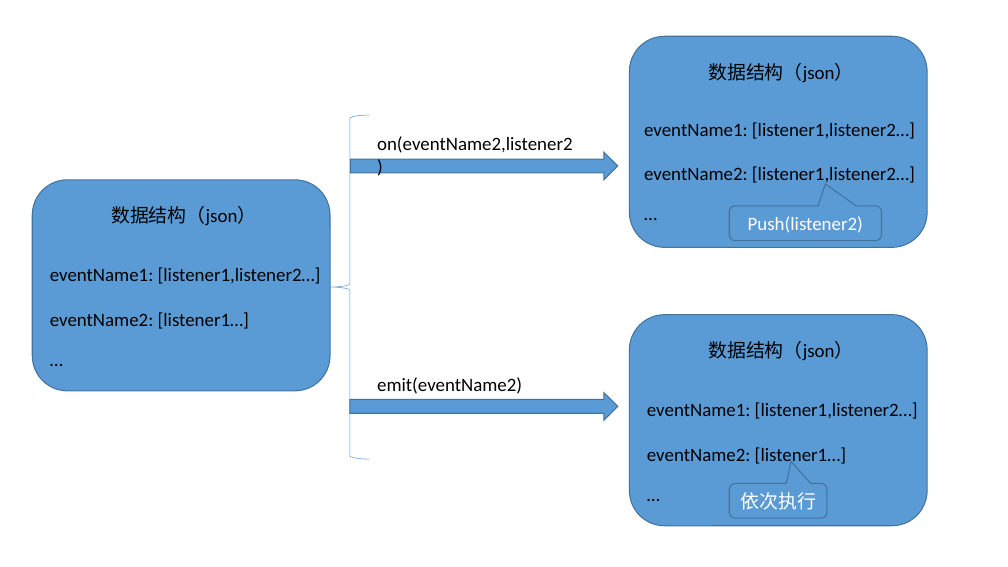
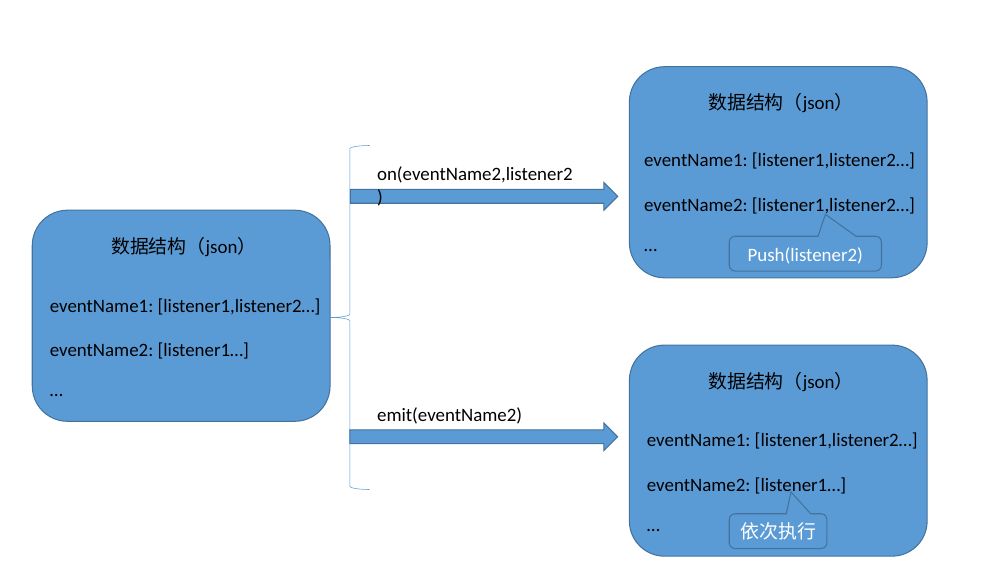
Before and after one commit to Scorain/notebook, a slide deck: slide 1 of images/map.pptx. Drawn at 1008x567 pixels with LibreOffice and Linux fonts; fonts in the diff are those of the drawing. Boxes give left, top, right and bottom in pixels: in the first picture for what was removed or moved away, otherwise in the second. Text is boxed around its words. In the diff, an @@ line names an element or a change of style, - is before the commit and + after.

```diff
--- a/images/map.pptx
+++ b/images/map.pptx
@@ 14 texts, 3 rounded rectangles, 2 rounded speech boxes, 2 right arrows, 1 left brace: place and size @@
-14 texts, 3 rounded rectangles, 2 rounded speech boxes, 2 right arrows, 1 left brace at (33,36,994,526)
+14 texts, 3 rounded rectangles, 2 rounded speech boxes, 2 right arrows, 1 left brace at (33,67,994,556)
```
Also in this commit, not shown: 1 slide added, 4 other files.
